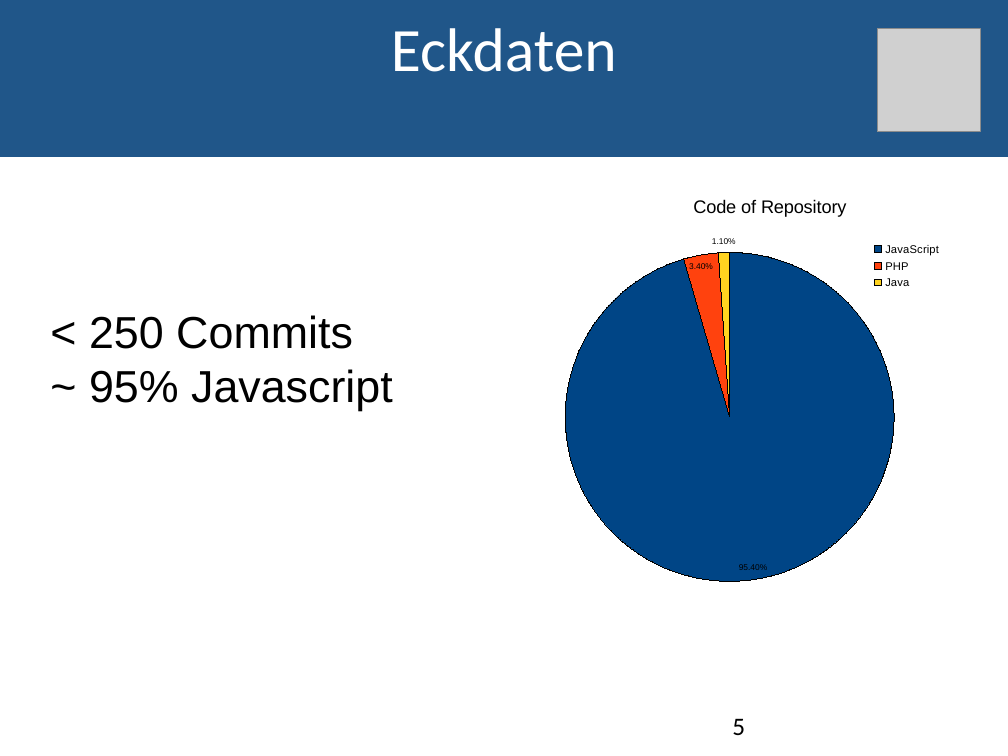
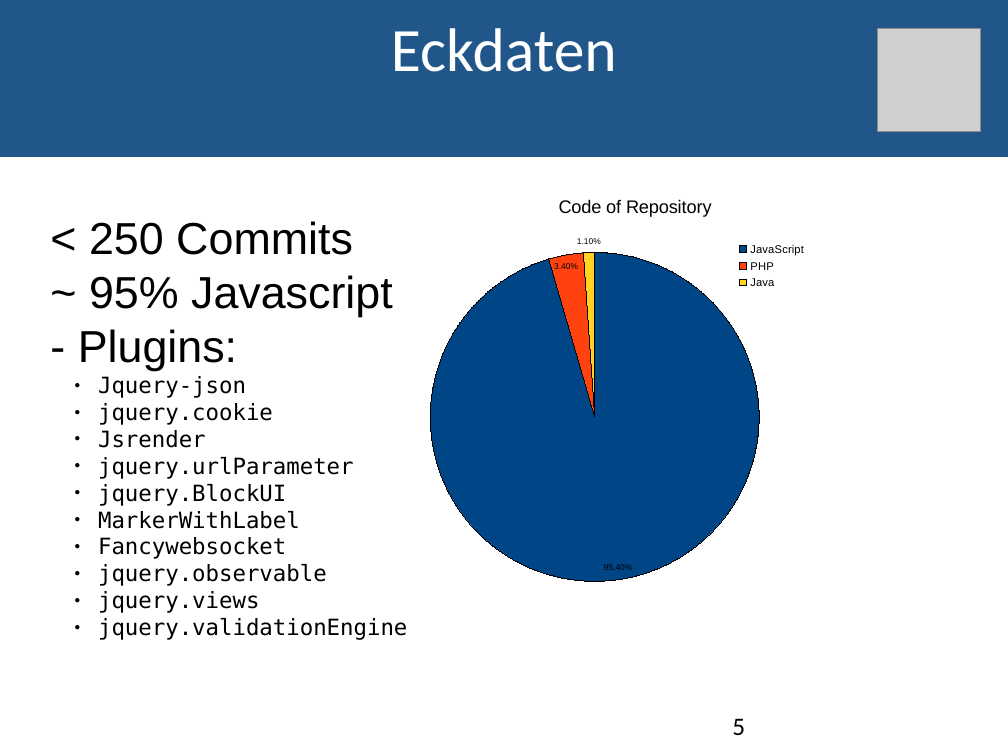
Before and after one commit to JoHae/htwg.seapal.akjjjh, a slide deck: slide 5 of docs/Seapal_Praesi.odp. Drawn at 1008x756 pixels with LibreOffice and Linux fonts; fonts in the diff are those of the drawing; grey boxes stand for pictures. Boxes give left, top, right and bottom in pixels: in the first picture for what was removed or moved away, otherwise in the second. Text is boxed around its words. In the diff, an @@ line names an element or a change of style, - is before the commit and + after.

Commit message:
presentation

```diff
--- a/docs/Seapal_Praesi.odp
+++ b/docs/Seapal_Praesi.odp
@@ pie chart moved from (x1=532, y1=178, x2=1008, y2=595) to (x1=397, y1=178, x2=873, y2=595) @@
@@ text at (x1=78, y1=329, x2=407, y2=640): paragraphs added @@
+- Plugins:
+  ● Jquery-json
+  ● jquery.cookie
+  ● Jsrender
+  ● jquery.urlParameter
+  ● jquery.BlockUI
+  ● MarkerWithLabel
+  ● Fancywebsocket
+  ● jquery.observable
+  ● jquery.views
+  ● jquery.validationEngine
```
